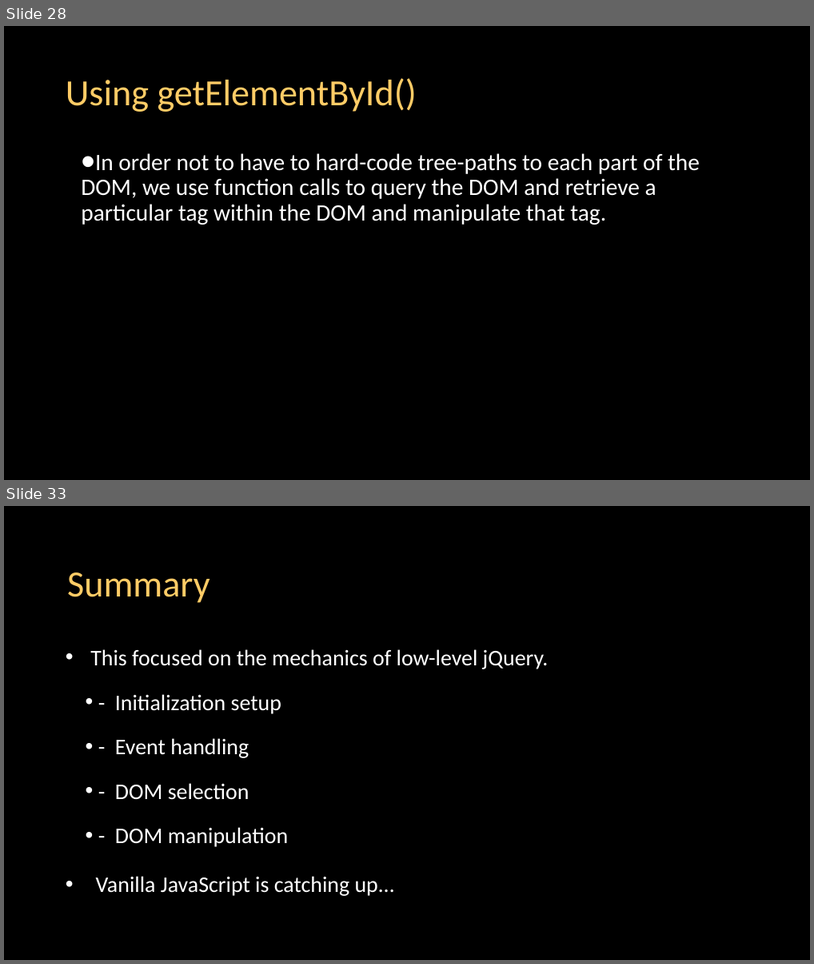
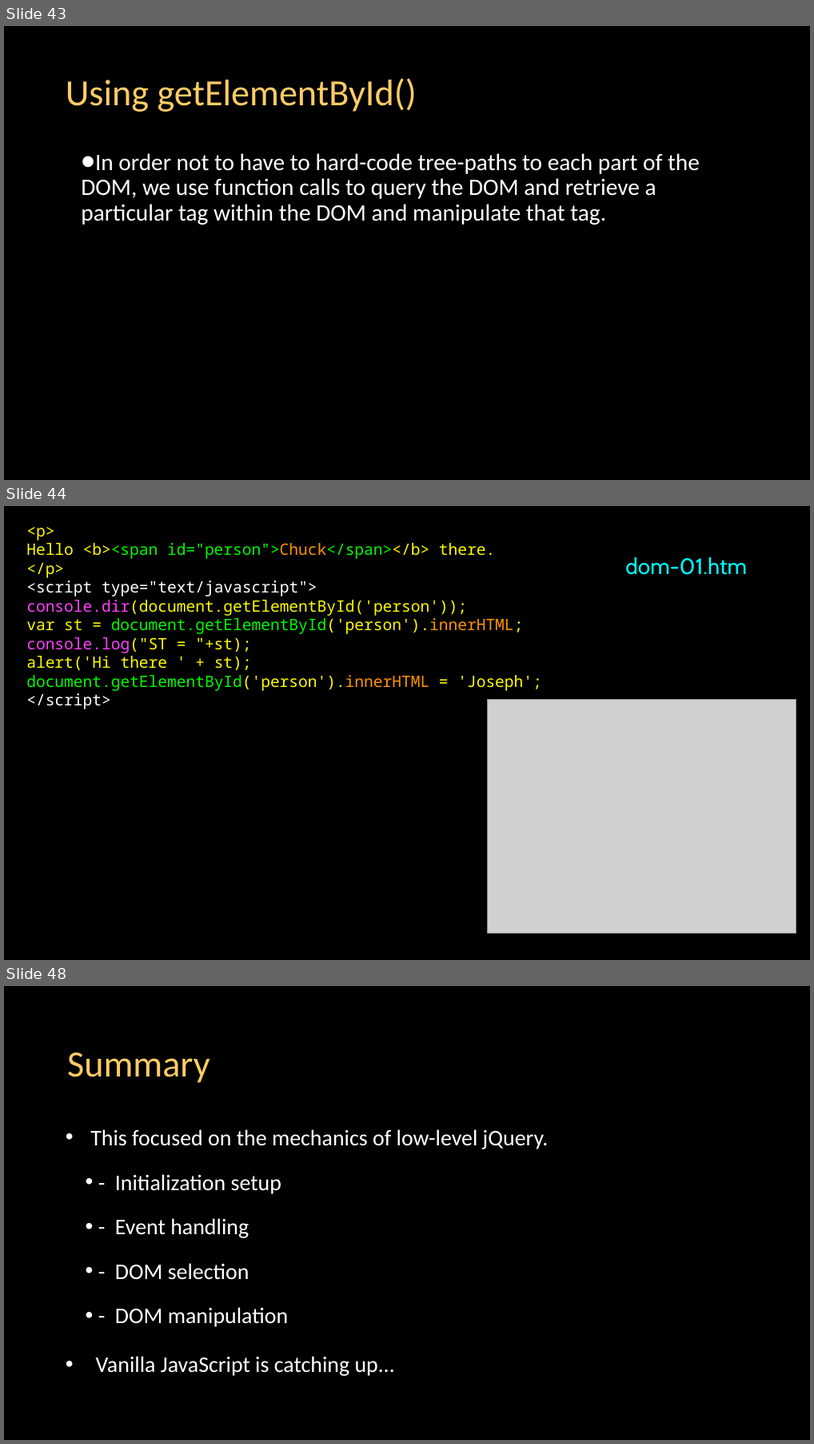
Before and after one commit to csev/dj4e, a slide deck: lectures/JS-03-Browser.pptx. Shown one above the other, each under a label of ours: slides 28 and 33 before the commit, slides 43, 44 and 48 after it; the slides between them are not shown. The pictures are 814x964 and 814x1444 pixels, drawn with LibreOffice and Linux fonts; fonts in the diff are those of the drawing; grey boxes stand for pictures. Boxes give left, top, right and bottom in pixels: in the first picture for what was removed or moved away, otherwise in the second. Text is boxed around its words. In the diff, an @@ line names an element or a change of style, - is before the commit and + after.

```diff
--- a/lectures/JS-03-Browser.pptx
+++ b/lectures/JS-03-Browser.pptx
@@ slide 44 added at box(4, 506, 810, 960), background #000000 @@
@@ free added at box(24, 521, 782, 709), 18.7 pt, text #FFFB00 @@
+<p>
+Hello <b><span id="person">Chuck</span></b> there.
+</p>
+<script type="text/javascript">
+console.dir(document.getElementById('person'));
+var st = document.getElementById('person').innerHTML;
+console.log("ST = "+st);
+alert('Hi there ' + st);
+document.getElementById('person').innerHTML = 'Joseph';
+</script>
@@ free added at box(622, 549, 751, 582), 26.7 pt, text #00FDFF @@
+dom-01.htm
@@ picture added at box(488, 699, 797, 932) @@
@@ what was slide 28 is now slide 43 @@
@@ what was slide 33 is now slide 48 @@
```
Also in this commit, not shown: 14 other slides added, 16 other files.
